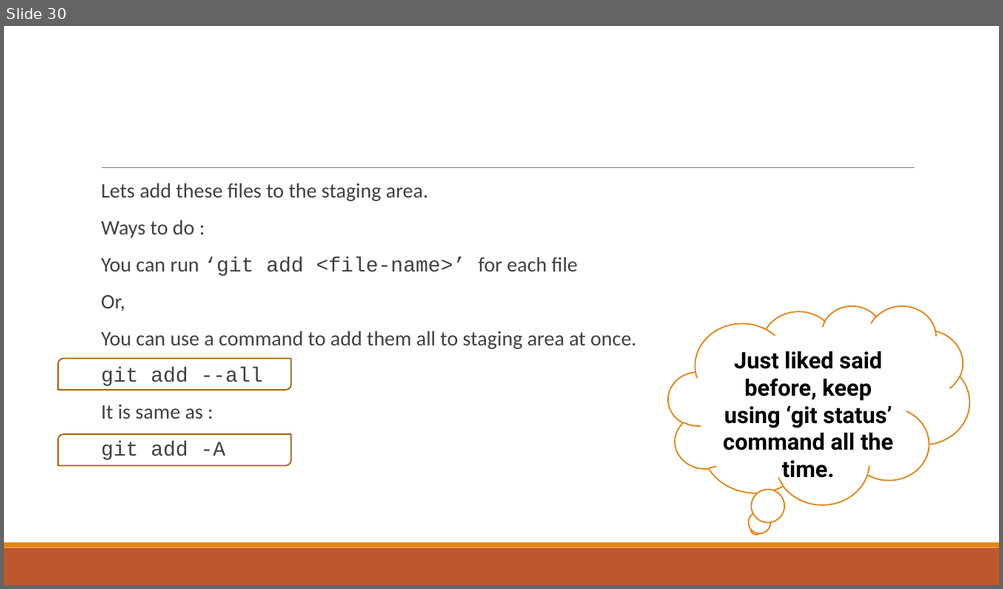
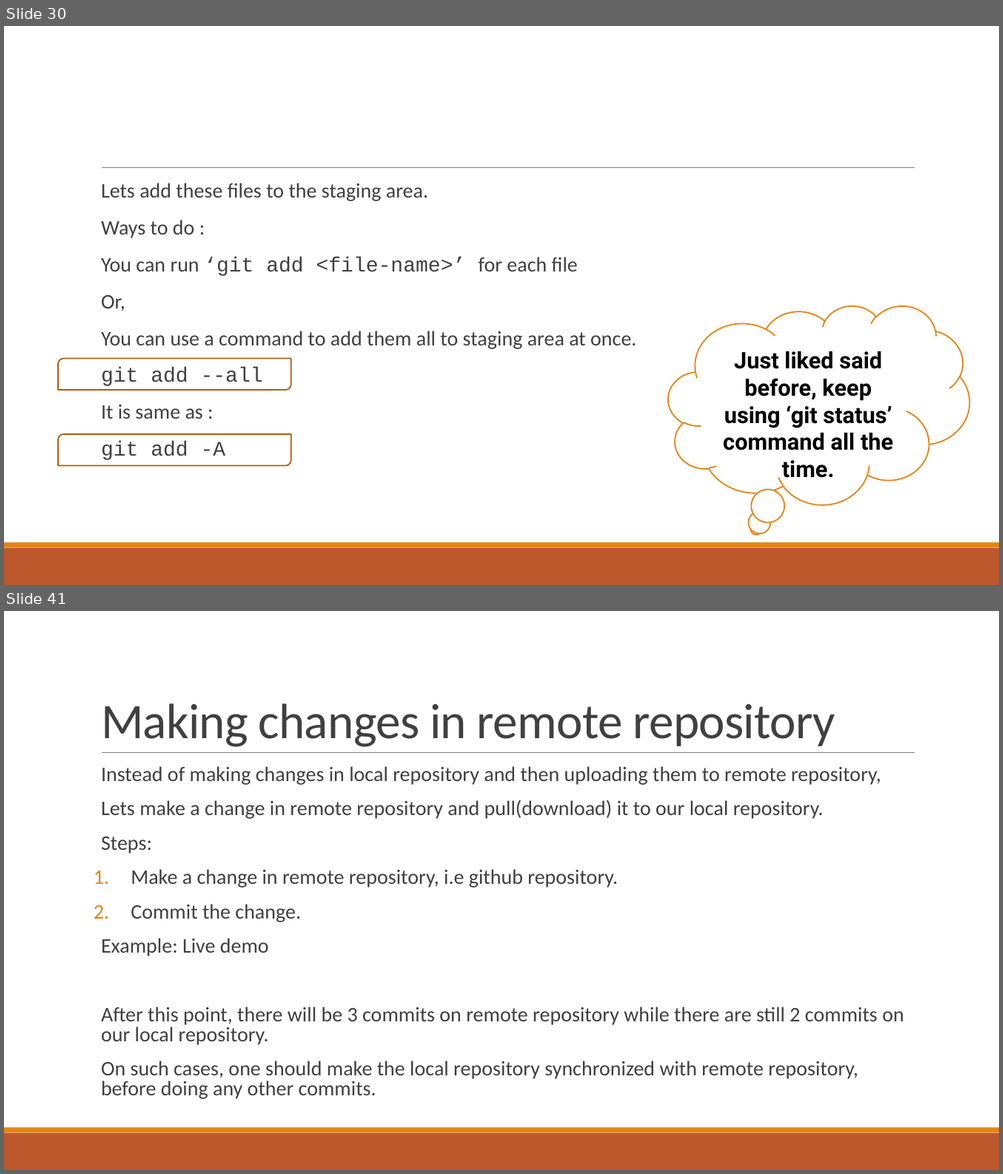
Before and after one commit to roshanlc/crash-course-on-git-and-github, a slide deck: Crash course on git and github.pptx. Shown one above the other, each under a label of ours: slide 30 before the commit, slides 30 and 41 after it; the slides between them are not shown. The pictures are 1003x589 and 1003x1174 pixels, drawn with LibreOffice and Linux fonts; fonts in the diff are those of the drawing. Boxes give left, top, right and bottom in pixels: in the first picture for what was removed or moved away, otherwise in the second. Text is boxed around its words. In the diff, an @@ line names an element or a change of style, - is before the commit and + after.

```diff
--- a/Crash course on git and github.pptx
+++ b/Crash course on git and github.pptx
@@ slide 41 added at [4, 611, 999, 1170], background #FFFFFF; not listed: 3 template elements that a slide beside it also shows @@
@@ title added at [101, 703, 834, 747], 48 pt, text #404040 @@
+Making changes in remote repository
@@ text added at [101, 766, 904, 1099], 20 pt, text #404040 @@
+  Instead of making changes in local repository and then uploading them to remote repository,
+  Lets make a change in remote repository and pull(download) it to our local repository.
+  Steps:
+1. Make a change in remote repository, i.e github repository.
+2. Commit the change.
+  Example: Live demo
+  After this point, there will be 3 commits on remote repository while there are still 2 commits on our local repository.
+  On such cases, one should make the local repository synchronized with remote repository, before doing any other commits.
```
Also in this commit, not shown: 3 slides changed, 14 other slides added.
